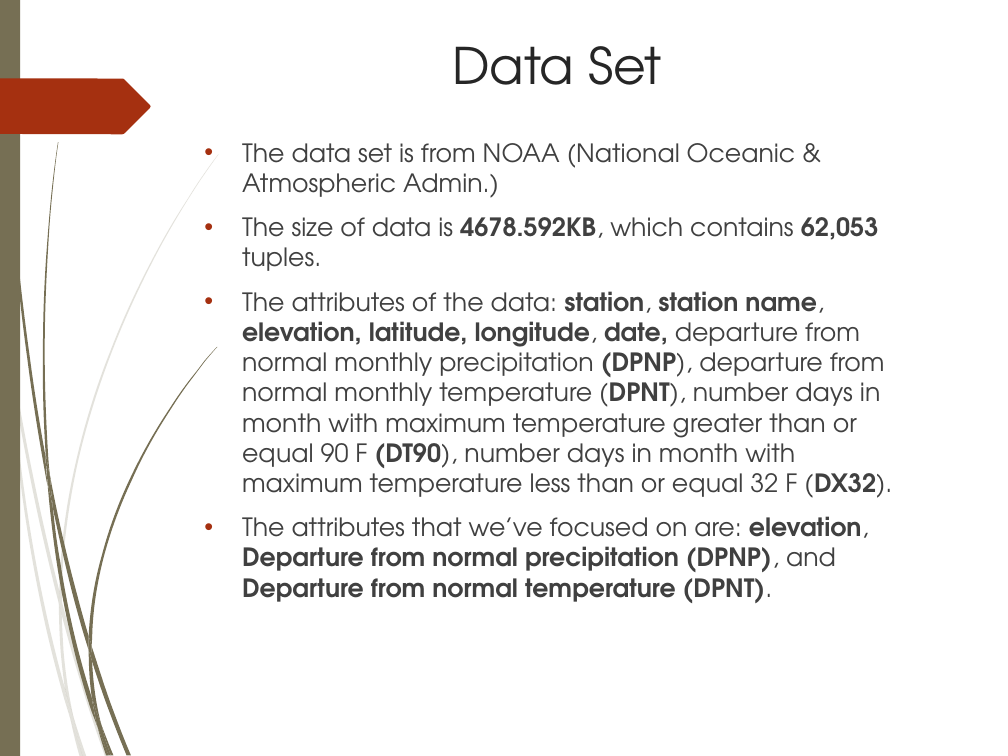
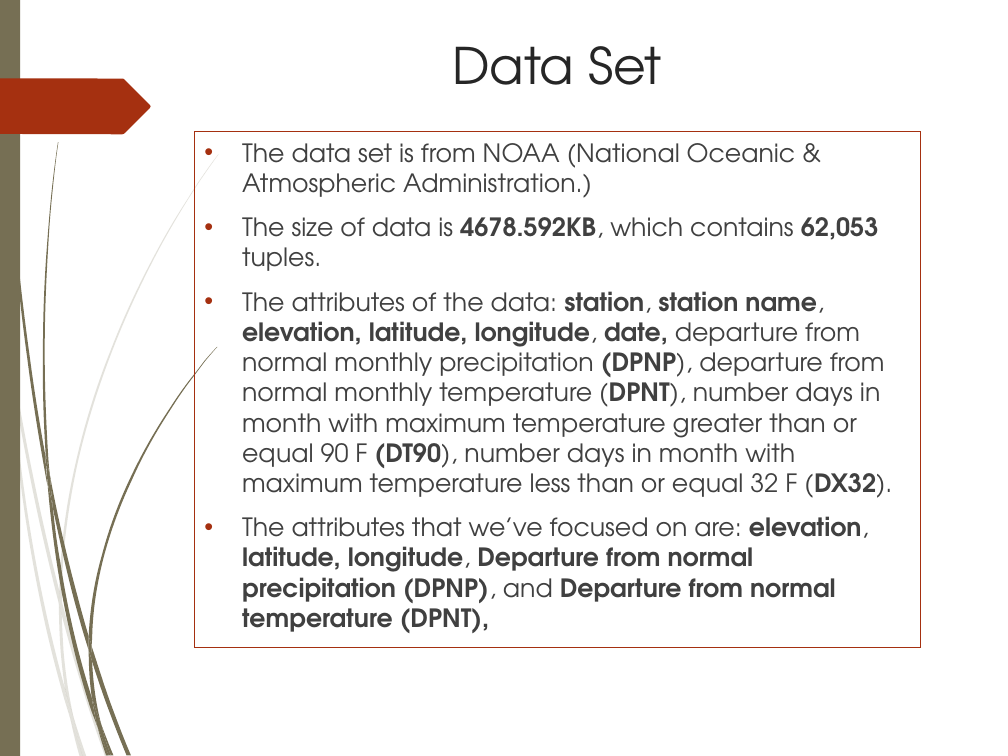
Before and after one commit to Iron-Ham/CPS585, a slide deck: slide 6 of cps585-weather analysis.ppt. Drawn at 1008x756 pixels with LibreOffice and Linux fonts; fonts in the diff are those of the drawing; background and template pictures are left out. Boxes give left, top, right and bottom in pixels: in the first picture for what was removed or moved away, otherwise in the second. Text is boxed around its words. In the diff, an @@ line names an element or a change of style, - is before the commit and + after.

Commit message:
slides changed

```diff
--- a/cps585-weather analysis.ppt
+++ b/cps585-weather analysis.ppt
@@ rectangle "The data set is from ...": place and size @@
-rectangle "The data set is from ..." at (242, 143, 892, 603)
+rectangle "The data set is from ..." at (195, 132, 921, 648)
@@ rectangle "The data set is from ..." at (195, 132, 921, 648): outline none to #A53010 0.74 pt @@
@@ text in rectangle at (242, 143, 795, 198): text changed @@
-• The data set is from NOAA (National Oceanic & Atmospheric Admin.)
+• The data set is from NOAA (National Oceanic & Atmospheric Administration.)
@@ text in rectangle at (242, 516, 869, 633): text changed @@
-• The attributes that we’ve focused on are: elevation, Departure from normal precipitation (DPNP), and Departure from normal temperature (DPNT).
+• The attributes that we’ve focused on are: elevation, latitude, longitude, Departure from normal precipitation (DPNP), and Departure from normal temperature (DPNT),
```
Also in this commit, not shown: 2 other slides changed, 2 slides added.
